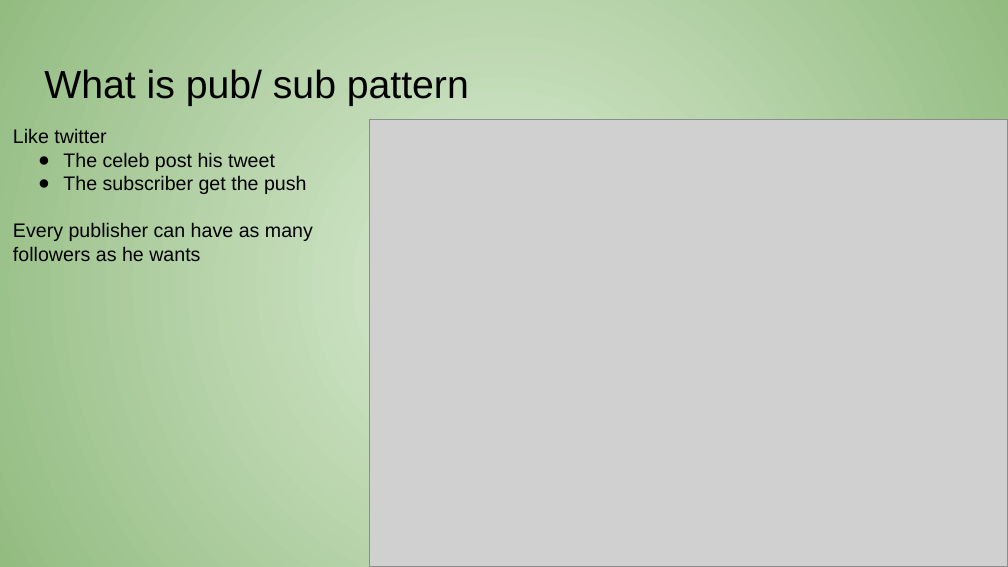
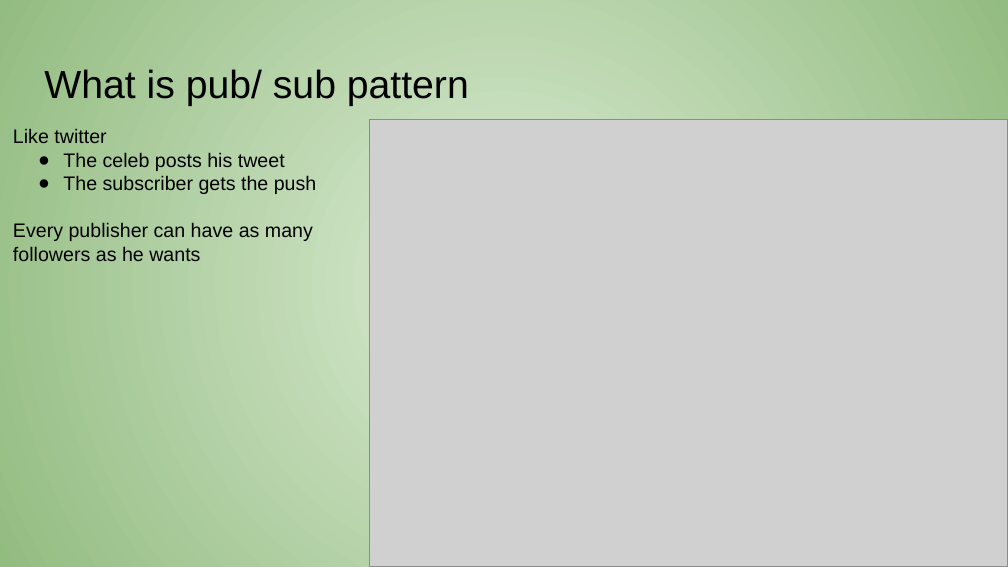
Before and after one commit to amanecer2/spaghetti-to-reactive, a slide deck: slide 14 of from spageti to reactive.pptx (slide 13 before the commit). Drawn at 1008x567 pixels with LibreOffice and Linux fonts; fonts in the diff are those of the drawing; grey boxes stand for pictures. Boxes give left, top, right and bottom in pixels: in the first picture for what was removed or moved away, otherwise in the second. Text is boxed around its words. In the diff, an @@ line names an element or a change of style, - is before the commit and + after.

```diff
--- a/from spageti to reactive.pptx
+++ b/from spageti to reactive.pptx
@@ text at (x1=63, y1=152, x2=317, y2=194): text changed @@
-● The celeb post his tweet
-● The subscriber get the push
+● The celeb posts his tweet
+● The subscriber gets the push
```
Also in this commit, not shown: 11 other slides changed, 1 slide added.
